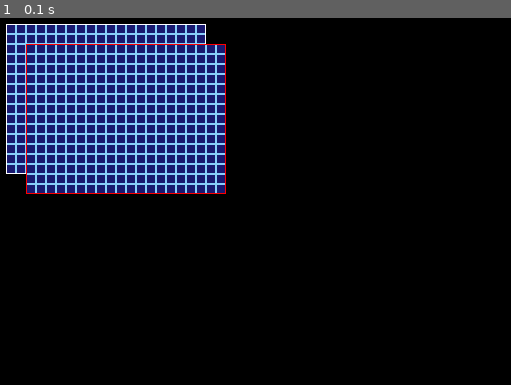
Above: before the commit, frame 1.
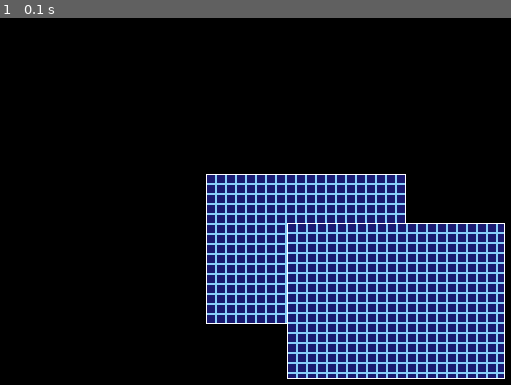
Above: after the commit, the same moment.

Repository: vgonisanz/pdga
Game: pygame game, started from pdga/samples/04_isolate_cells.py
Same seed, same stepped clock (60 frames per second), same inputs: the game is played once before the commit and once after it.
Inputs:
- Up to frame 1 (0.1 s): no input

The runs differ from the first frame. In frame 1, 47% of the frame differs, in the area x 1-99%, y 1-99%.

Commit message:
samples: Isolate cell 2 is random now

Diff:
--- /dev/null
+++ b/pdga/engine/factories.py
@@ -0,0 +1,28 @@
+import random
+
+from pdga.engine.enums import Colors
+from pdga.engine.drawables import Cell
+
+class Generators(object):
+    @staticmethod
+    def cell_random(x0, y0, rwidth, rheight, threshold, grid_size):
+        grid_threshold = threshold * grid_size
+
+        fixed_width = int(rwidth)
+        fixed_height = int(rheight)
+
+        initx = random.randrange(x0 - grid_threshold, x0 + rwidth + grid_threshold)
+        inity = random.randrange(y0 - grid_threshold, y0 + rheight + grid_threshold)
+        width = random.randrange(fixed_width - grid_threshold, fixed_width + grid_threshold)
+        height = random.randrange(fixed_height - grid_threshold, fixed_height + grid_threshold)
+
+        print(f"Generating cell at({initx},{inity}) size({width},{height})")
+
+        cell = Cell(initx, inity, width, height,
+            bg_color=Colors.MidnightBlue,
+            grid_color=Colors.LightSkyBlue,
+            border_color=Colors.White,
+            grid_width=grid_size,
+            grid_height=grid_size
+        )
+        return cell
--- a/pdga/samples/04_isolate_cells.py
+++ b/pdga/samples/04_isolate_cells.py
@@ -3,14 +3,15 @@
 from pdga.engine.core import Engine
 from pdga.engine.enums import Colors
 from pdga.engine.drawables import Cell
+from pdga.engine.factories import Generators
 
 import pygame
 
 wtitle = "Basic example"
 wwidth = 800
 wheight = 600
-initx = wwidth/8
-inity = wheight/8
+initx = wwidth/8*3
+inity = wheight/8*3
 width = wwidth/4
 height = wheight/4
 grid_size = 10
@@ -38,13 +39,7 @@
         grid_height=grid_size
     )
 
-    cell2 = Cell(initx + 20, inity + 20, width, height,
-        bg_color=Colors.MidnightBlue,
-        grid_color=Colors.LightSkyBlue,
-        border_color=Colors.Red,
-        grid_width=grid_size,
-        grid_height=grid_size
-    )
+    cell2 = Generators.cell_random(initx, inity, width, height, 3, grid_size)
 
     cells = [ cell1, cell2 ]
 
